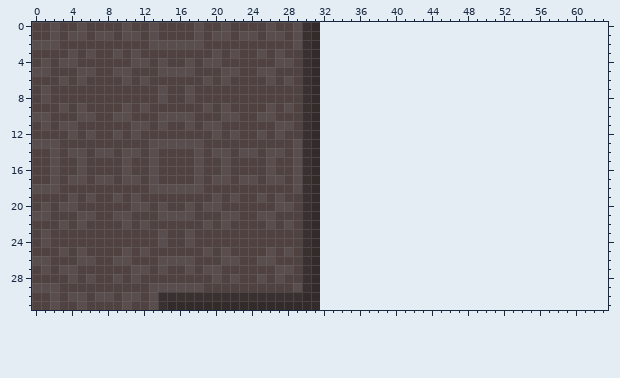
A pixel-art sprite gets an edit: assets/textures/brick.png. This is how it looked before the edit.
The file is 32x32 pixels. Colours within 5 levels of each other are drawn and written as one. The old version is drawn lined up with the new one, on the new canvas.
The same view after the edit:
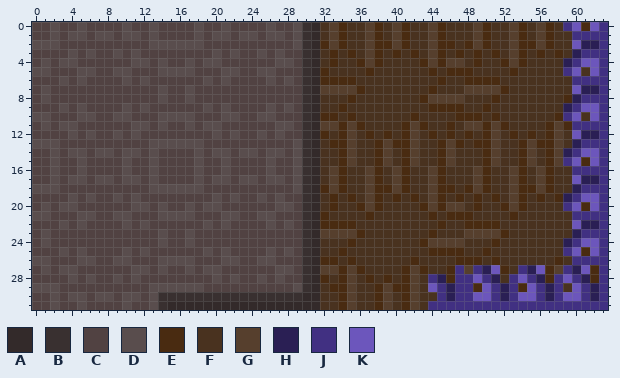
Palette (. is transparent): A #332a2a  B #393030  C #514242  D #594d4d  E #492b11  F #49321f  G #563f2d  H #2a1f54  J #413082  K #6c56bc
Author's note on the commit: Adding other tile [WORKS]
The exact change:
canvas 32x32 -> 64x32
Changed rows in their new state; - is an unchanged pixel.
first column x 32:
 0 FGEFFGEFGEFFGEFFFGEFFGEFGEFJKEKJ
 1 FGEFFGEFGEFFGEFFFGEFFGEFGEFFJJJJ
 2 EGEFFGEEGEFFGEEFEGEFFGEEGEFFKHHJ
 3 FEFEFGEFEFEFGEFEFEFEFGEFEFEFHJJJ
 4 FEFFEGEFFFFEGEGGFEFFEGEFFFFHJKKJ
 5 EFFFFEFFFFFFEFEEEFFFFEFFFFFJKFKJ
 6 EEEEFFFFFFFFFEFFEEEEFFFFFFFFJJJJ
 7 GGGGEFFFFFFFEFFFGGGGEFFFFFFFKHHJ
 8 FFFEFFFFFFFEGGGGFFFEFFFFFFFEHJJJ
 9 FFEFFFFFFFFFEEEEFFEFFFFFFFFHJKKJ
10 EEFEFFFFFFEFFFFEEEFEFFFFFFEJKFKJ
11 GGEGEFFFFEGEFFEFGGEGEFFFFEGEJJJJ
12 EFEGFEFEFEGFEFEFEFEGFEFEFEGFKHHJ
13 FEEGFFEGEEGFFEGEFEEGFFEGEEGFHJJJ
14 FFEGFFEGFEGFFEGFFFEGFFEGFEGHJKKJ
15 FFEGFFEGFEGFFEGFFFEGFFEGFEGJKEKJ
16 FGEFFGEFGEFFGEFFFGEFFGEFGEFFJJJJ
17 FGEFFGEFGEFFGEFFFGEFFGEFGEFFKHHJ
18 EGEFFGEEGEFFGEEFEGEFFGEEGEFFHJJJ
19 FEFEFGEFEFEFGEFEFEFEFGEFEFEHJKKJ
20 FEFFEGEFFFFEGEGGFEFFEGEFFFFJKEKJ
21 EFFFFEFFFFFFEFEEEFFFFEFFFFFFJJJJ
22 EEEEFFFFFFFFFEFFEEEEFFFFFFFFKHHJ
23 GGGGEFFFFFFFEFFFGGGGEFFFFFFFHJJJ
24 FFFEFFFFFFFEGGGGFFFEFFFFFFFHJKKJ
25 FFEFFFFFFFFFEEEEFFEFFFFFFFFJKEKJ
26 EEFEFFFFFFEFFFFEEEFEFFFFFFEFJJJJ
27 GGEGEFFFFEGEFFEJGJHKEFJHKEGJHKEJ
28 EFEGFEFEFEGFJHEJJKJHFJKJHEJKJHEJ
29 FEEGFFEGEEGFKJHJJEKJHJEKJHJFKJHJ
30 FFEGFFEGFEGFFJHJJKKJHJKKJHJKKJHJ
31 FFEGFFEGFEGFJJJJJJJJJJJJJJJJJJJJ
Boxes around the changes in both pictures, in picture pixels (x1, y1, x2, y2):
added: (320, 22, 608, 310)
